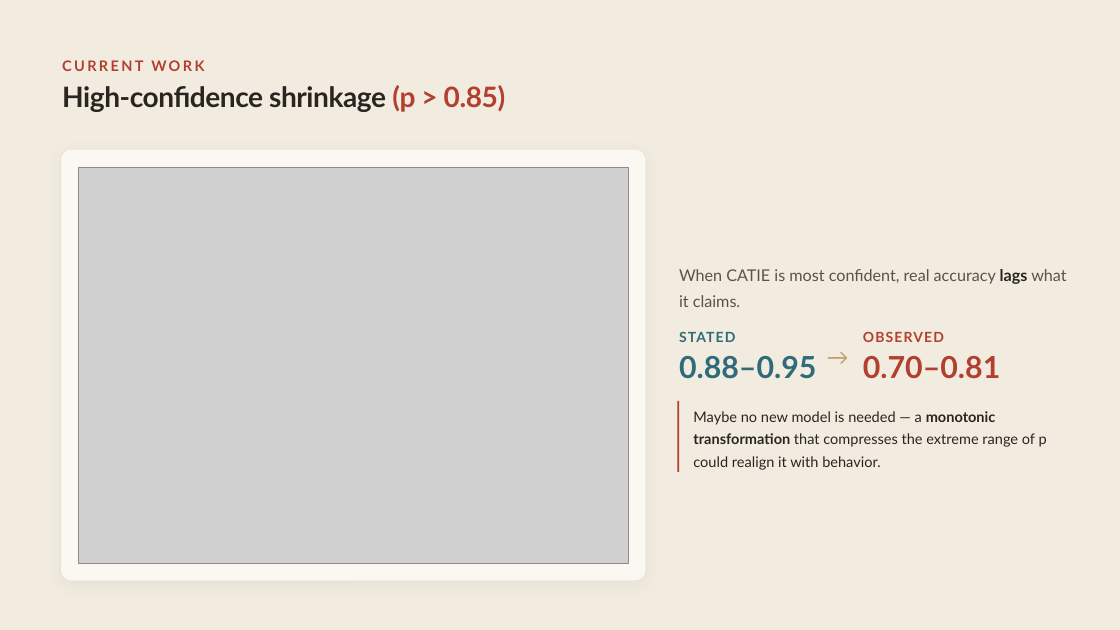
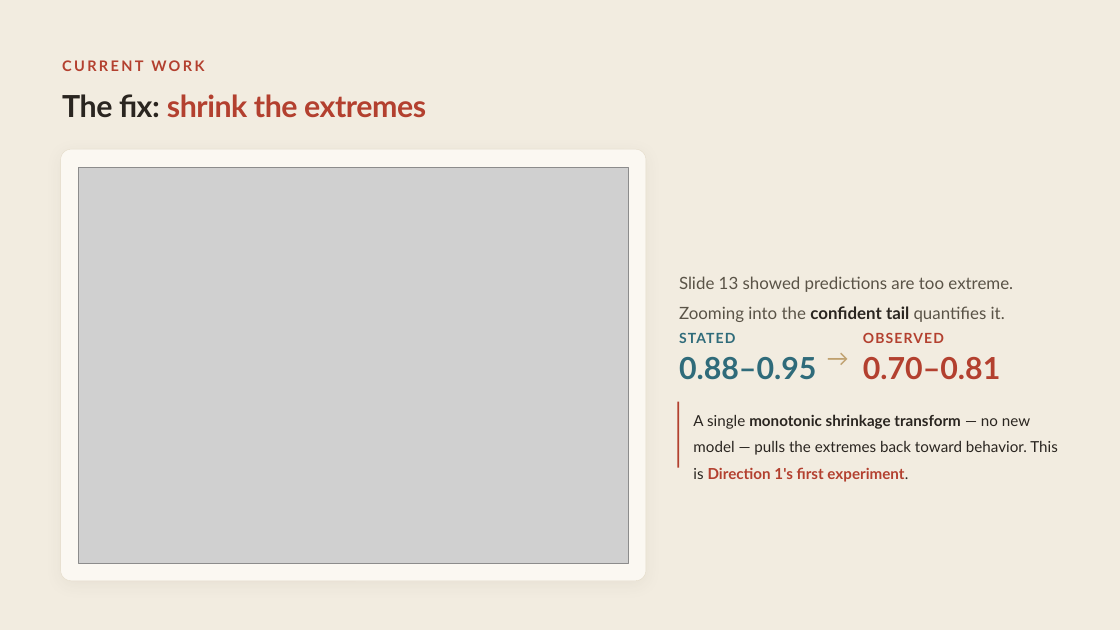
Before and after one commit to ShirHolzman/Amirim-Research, a slide deck: slide 16 of Amirim-Presentation.pptx. Drawn at 1120x630 pixels with LibreOffice and Linux fonts; fonts in the diff are those of the drawing; grey boxes stand for pictures. Boxes give left, top, right and bottom in pixels: in the first picture for what was removed or moved away, otherwise in the second. Text is boxed around its words. In the diff, an @@ line names an element or a change of style, - is before the commit and + after.

```diff
--- a/Amirim-Presentation.pptx
+++ b/Amirim-Presentation.pptx
@@ text at (x1=62, y1=94, x2=426, y2=117): text changed; size 36.1 to 39 pt; text colour #2A2520 to #B3402F @@
-High-confidence shrinkage (p > 0.85)
+The fix: shrink the extremes
@@ text at (x1=679, y1=276, x2=1013, y2=322): text changed; size 20.8 to 21.8 pt @@
-When CATIE is most confident, real accuracy lags what it claims.
+Slide 13 showed predictions are too extreme. Zooming into the confident tail quantifies it.
@@ rectangle resized from (x1=678, y1=401, x2=679, y2=472) to (x1=678, y1=402, x2=679, y2=468) @@
@@ text at (x1=693, y1=414, x2=1058, y2=482): text changed; size 18.7 to 19.5 pt @@
-Maybe no new model is needed — a monotonic transformation that compresses the extreme range of p could realign it with behavior.
+A single monotonic shrinkage transform — no new model — pulls the extremes back toward behavior. This is Direction 1's first experiment.
```
Also in this commit, not shown: 15 other slides changed, 2 slides added, 2 slides removed, 2 other files.
